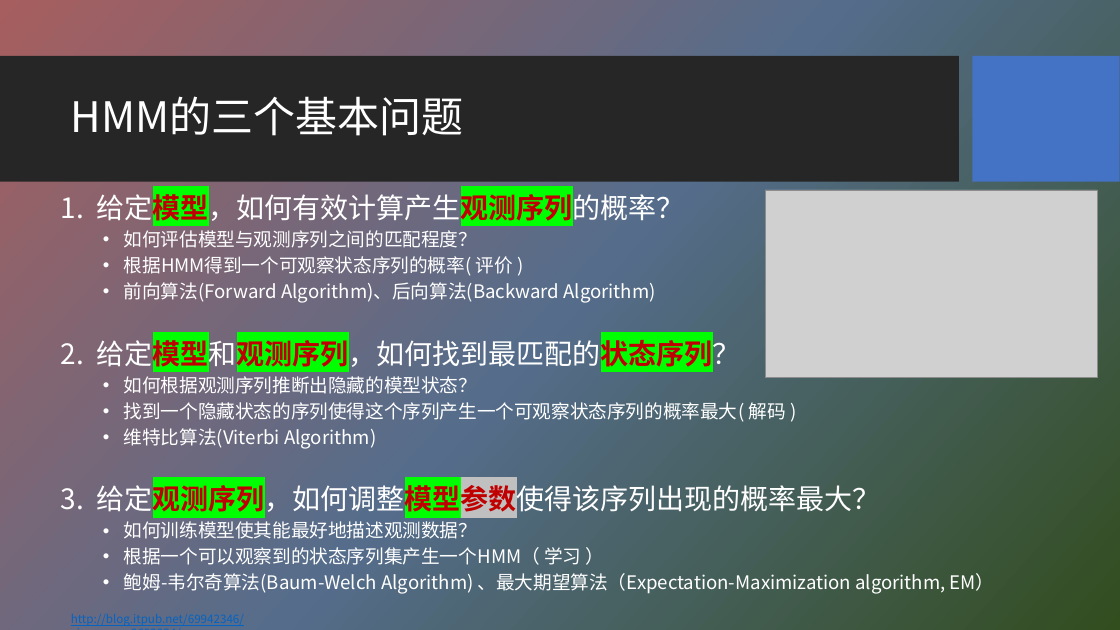
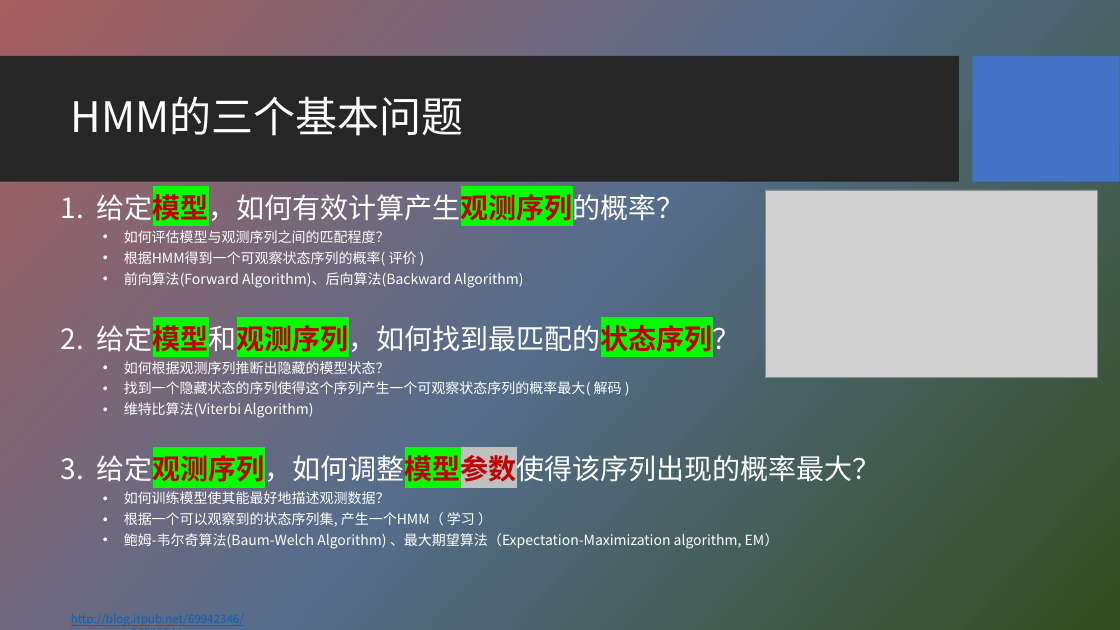
Before and after one commit to HBU/NLP_PPT, a slide deck: slide 12 of PPT-2020/ch04 隐马尔科夫模型.pptx. Drawn at 1120x630 pixels with LibreOffice and Linux fonts; fonts in the diff are those of the drawing; grey boxes stand for pictures; background and template pictures are left out. Boxes give left, top, right and bottom in pixels: in the first picture for what was removed or moved away, otherwise in the second. Text is boxed around its words. In the diff, an @@ line names an element or a change of style, - is before the commit and + after.

```diff
--- a/PPT-2020/ch04 隐马尔科夫模型.pptx
+++ b/PPT-2020/ch04 隐马尔科夫模型.pptx
@@ text at box(124, 230, 779, 549): size 16 to 12 pt in "如何评估模型与观测序列之间的匹配程度？", "根据HMM得到一个可观察状态序列的概率( 评价 )", "前向算法(Forward Algorithm)、后向算法(Backward Algorithm)", "如何根据观测序列推断出隐藏的模型状态？" and 4 more places @@
@@ text at box(124, 512, 475, 526): text changed; size 16 to 12 pt @@
-  • 根据一个可以观察到的状态序列集产生一个HMM（ 学习 ）
+  • 根据一个可以观察到的状态序列集, 产生一个HMM（ 学习 ）
```
Also in this commit, not shown: 3 other slides changed, 3 slides added.
